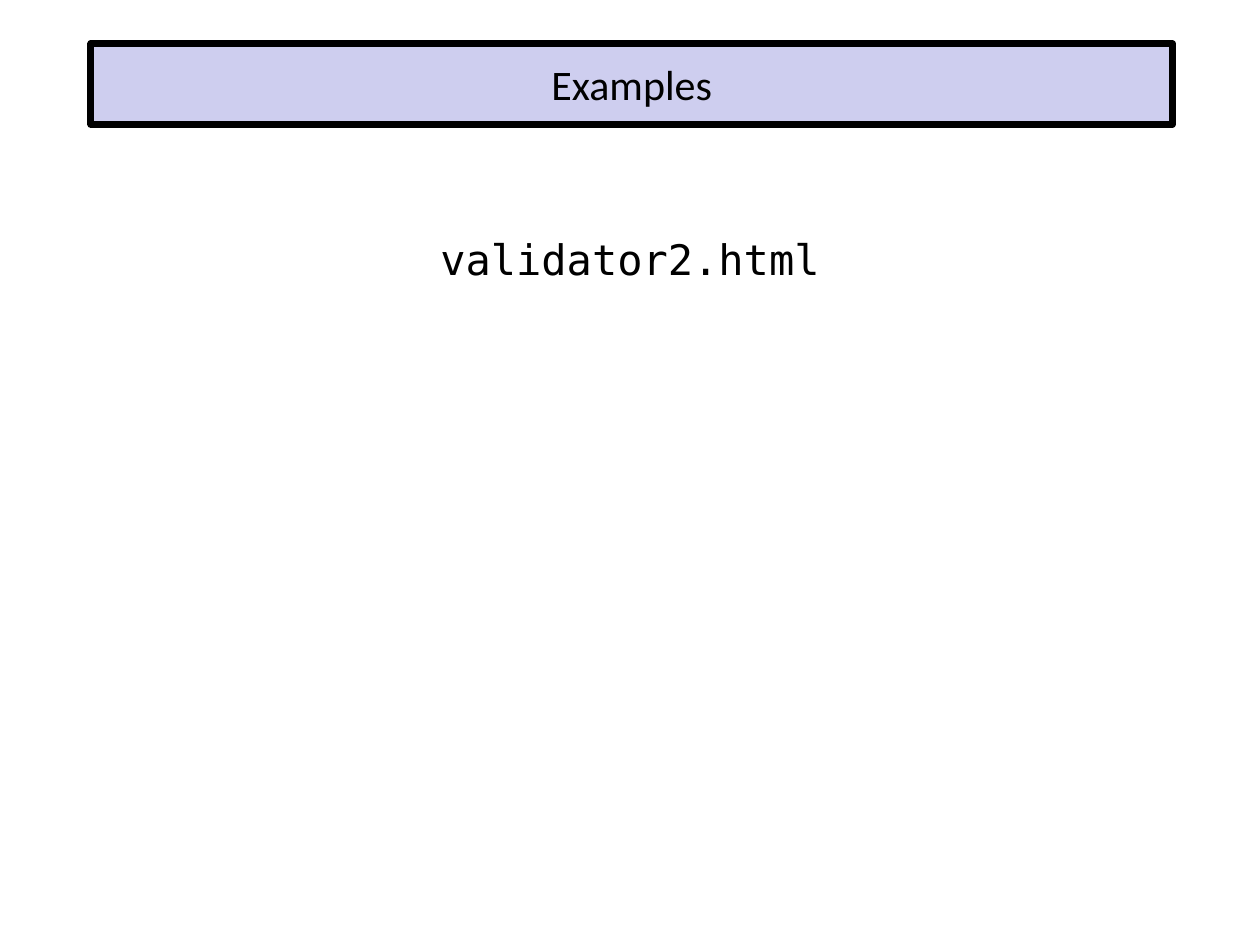
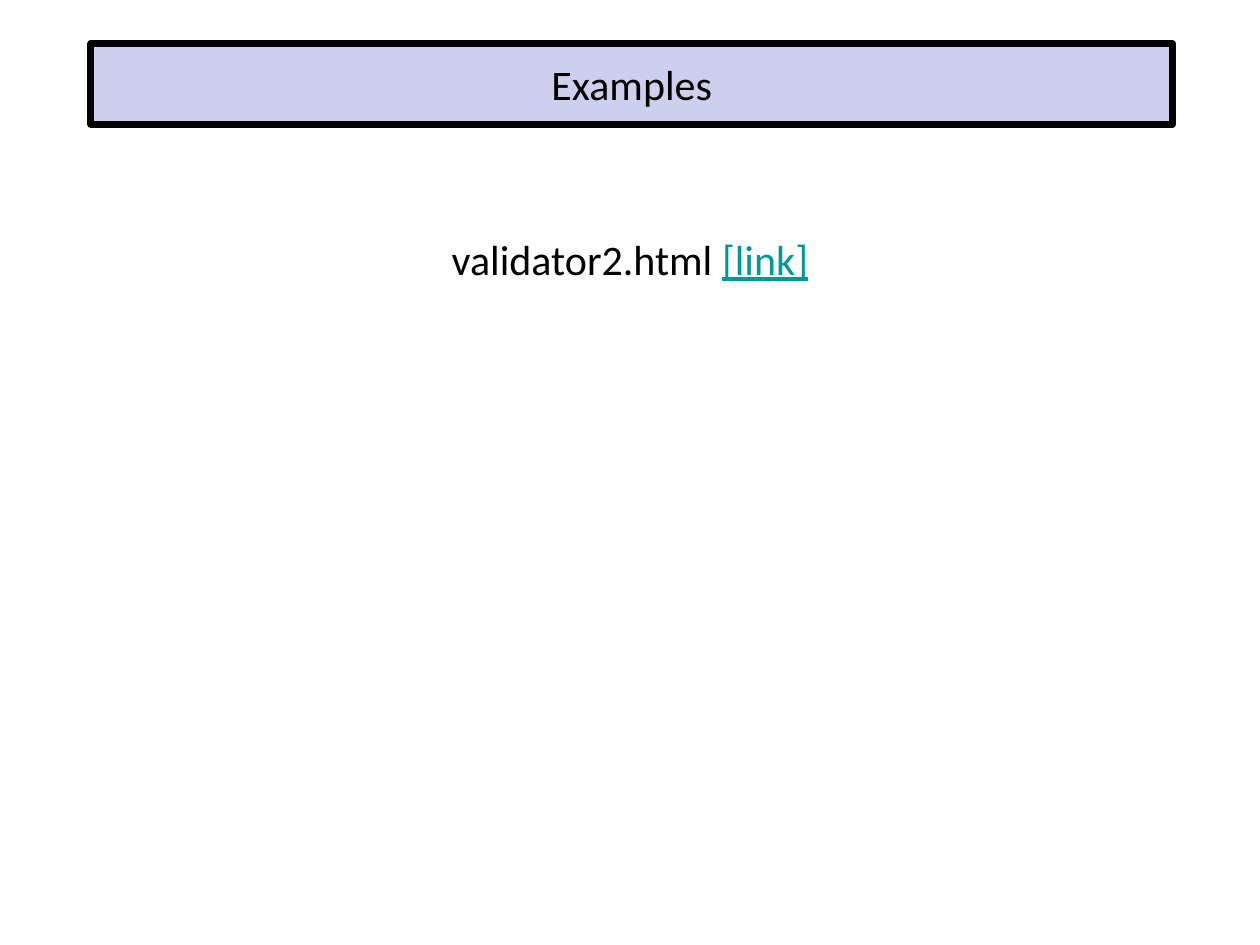
Before and after one commit to EricJPogue/www-epogue-info, a slide deck: slide 52 of CPSC-24700/Presentations/javascript-and-html.pptx. Drawn at 1260x945 pixels with LibreOffice and Linux fonts; fonts in the diff are those of the drawing. Boxes give left, top, right and bottom in pixels: in the first picture for what was removed or moved away, otherwise in the second. Text is boxed around its words. In the diff, an @@ line names an element or a change of style, - is before the commit and + after.

```diff
--- a/CPSC-24700/Presentations/javascript-and-html.pptx
+++ b/CPSC-24700/Presentations/javascript-and-html.pptx
@@ text at box(452, 244, 808, 281): text changed; font DejaVu Sans Mono to Calibri @@
-validator2.html
+validator2.html [link]
```
Also in this commit, not shown: 3 other slides changed, 8 other files.
